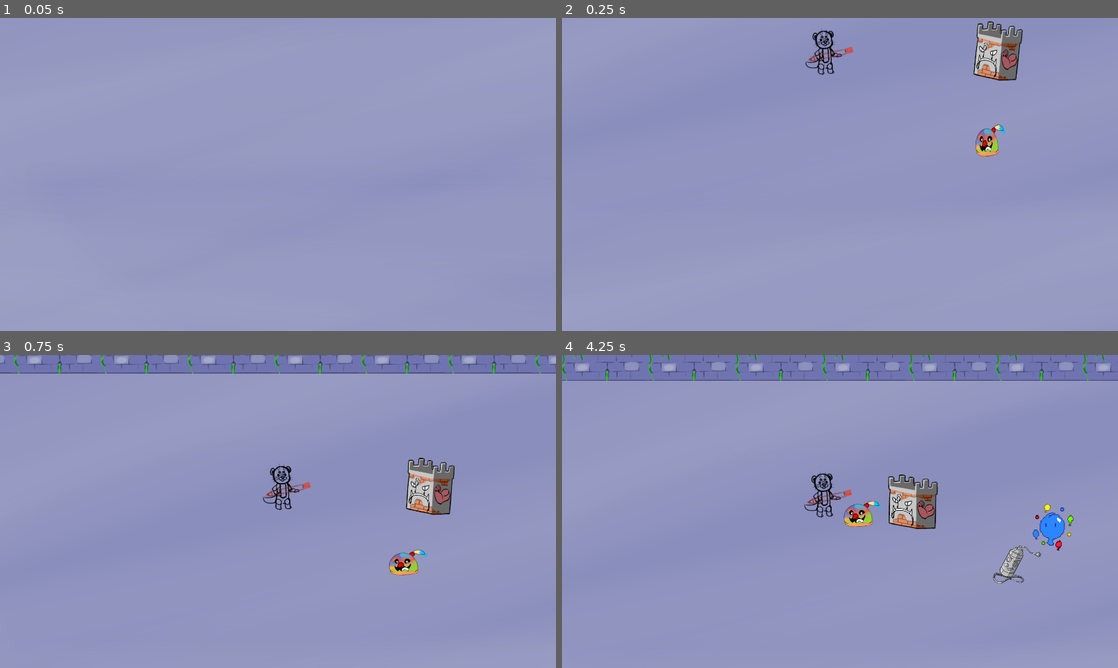
Above: before the commit, frames 1-4 (two rows, left to right).
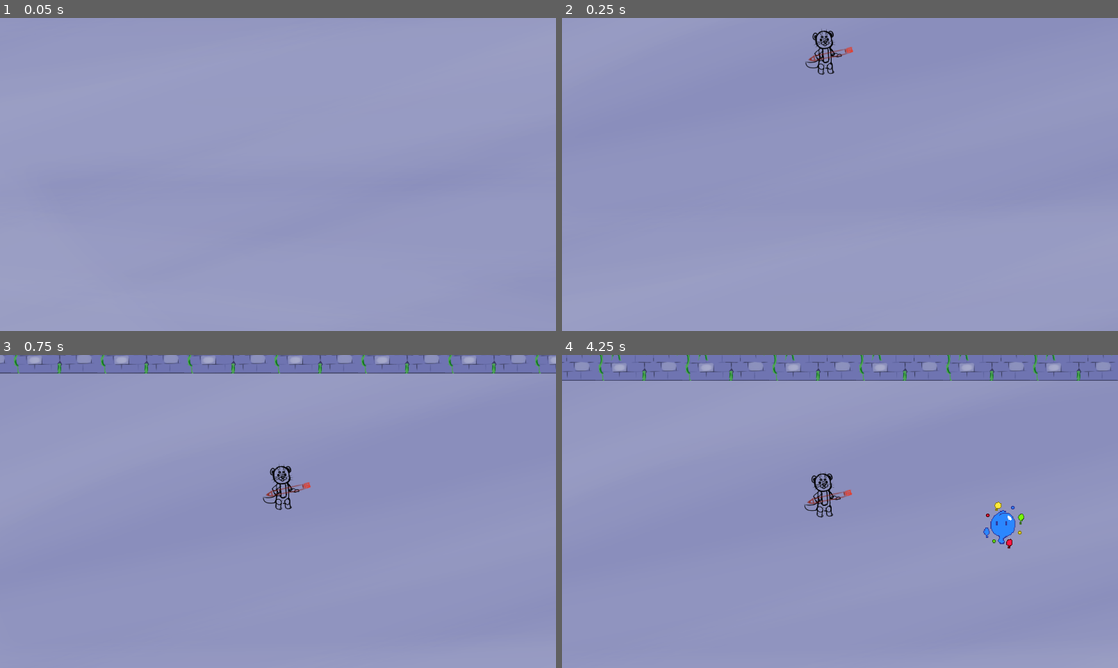
Above: after the commit, the same moments.

Repository: DrOtter3000/ctrlottdelete
Game: Godot game, scene res://Levels/level_template.tscn
The game is run twice, just before and just after one commit, with the same random seed, the same clock (stepped at 60 frames per second) and the same inputs. The engine's default icon, where the game draws it, is replaced by a stand-in: a white triangle on a blue panel in a dark square.
Inputs (mouse positions are in pixels of both pictures, inside the frame that each line leads up to):
- Up to frame 1 (0.05 s): no input
- Up to frame 2 (0.25 s): no input
- Up to frame 3 (0.75 s): move the mouse to (400, 495) at 0.52 s; hold D (right) from 0.53 s (still down); click (400, 495) at 0.6 s
- Up to frame 4 (4.25 s): move the mouse to (728, 527) at 1.27 s; release D (right) at 1.28 s; hold S (down) 1.28-2.03 s; click (728, 527) at 1.35 s; move the mouse to (895, 442) at 2.02 s; hold D (right) 2.03-2.78 s; click (895, 442) at 2.1 s; move the mouse to (812, 574) at 2.77 s; hold W (up) 2.78-3.53 s; click (812, 574) at 2.85 s; move the mouse to (1006, 558) at 3.52 s; hold A (left) from 3.53 s (still down); click (1006, 558) at 3.6 s

Frame 1 is identical in both runs. In frame 2, 1.7% of the frame differs, in the area x 74-83%, y 1-45%; in frame 3, 1.7%; in frame 4, 5.2%, in the area x 0-100%, y 0-74%.

Commit message:
make range die

Diff:
--- a/Enemies/PaintElemental/paint_elemental.tscn
+++ b/Enemies/PaintElemental/paint_elemental.tscn
@@ -51,6 +51,18 @@
 "transitions": PackedFloat32Array(1),
 "update": 0,
 "values": [Vector2(0.3, 0.3)]
+}
+tracks/3/type = "value"
+tracks/3/imported = false
+tracks/3/enabled = true
+tracks/3/path = NodePath("HurtBox:disabled")
+tracks/3/interp = 1
+tracks/3/loop_wrap = true
+tracks/3/keys = {
+"times": PackedFloat32Array(0),
+"transitions": PackedFloat32Array(1),
+"update": 1,
+"values": [false]
 }
 
 [sub_resource type="Animation" id="Animation_edlmd"]
@@ -113,10 +125,54 @@
 "values": [Vector2(0, 0), Vector2(0, -8), Vector2(0, 0)]
 }
 
+[sub_resource type="Animation" id="Animation_wc5nk"]
+resource_name = "die"
+length = 0.2
+step = 0.025
+tracks/0/type = "value"
+tracks/0/imported = false
+tracks/0/enabled = true
+tracks/0/path = NodePath("HurtBox:disabled")
+tracks/0/interp = 1
+tracks/0/loop_wrap = true
+tracks/0/keys = {
+"times": PackedFloat32Array(0, 0.025),
+"transitions": PackedFloat32Array(1, 1),
+"update": 1,
+"values": [false, true]
+}
+tracks/1/type = "method"
+tracks/1/imported = false
+tracks/1/enabled = true
+tracks/1/path = NodePath(".")
+tracks/1/interp = 1
+tracks/1/loop_wrap = true
+tracks/1/keys = {
+"times": PackedFloat32Array(0.2),
+"transitions": PackedFloat32Array(1),
+"values": [{
+"args": [],
+"method": &"queue_free"
+}]
+}
+tracks/2/type = "value"
+tracks/2/imported = false
+tracks/2/enabled = true
+tracks/2/path = NodePath("Graphic/Sprite2D:scale")
+tracks/2/interp = 1
+tracks/2/loop_wrap = true
+tracks/2/keys = {
+"times": PackedFloat32Array(0, 0.2),
+"transitions": PackedFloat32Array(1, 1),
+"update": 0,
+"values": [Vector2(0.3, 0.3), Vector2(1, 1)]
+}
+
 [sub_resource type="AnimationLibrary" id="AnimationLibrary_j5v33"]
 _data = {
 "RESET": SubResource("Animation_ld24n"),
 "attack": SubResource("Animation_edlmd"),
+"die": SubResource("Animation_wc5nk"),
 "walk": SubResource("Animation_g3wvv")
 }
 
@@ -131,7 +187,7 @@
 scale = Vector2(0.3, 0.3)
 texture = ExtResource("3_mot7k")
 
-[node name="HurtBox" parent="." index="2"]
+[node name="HurtBox" parent="." index="1"]
 position = Vector2(0, -48)
 shape = SubResource("CircleShape2D_okb5d")
 
@@ -143,7 +199,7 @@
 position = Vector2(0, -48)
 shape = SubResource("CircleShape2D_ouko8")
 
-[node name="AnimationPlayer" parent="." index="6"]
+[node name="AnimationPlayer" parent="." index="5"]
 libraries = {
 "": SubResource("AnimationLibrary_j5v33")
 }
--- a/Levels/level_template.tscn
+++ b/Levels/level_template.tscn
@@ -11,10 +11,7 @@
 [ext_resource type="Texture2D" uid="uid://doqtfmi7eo6l0" path="res://Assets/Walls/corner bottom right.png" id="8_xn3eu"]
 [ext_resource type="PackedScene" uid="uid://bs6g4f5armbr5" path="res://Levels/Corners/Corner_left_base.tscn" id="9_tn10n"]
 [ext_resource type="PackedScene" uid="uid://dtqqnb25817a4" path="res://Levels/Corners/corner_right_base.tscn" id="10_3yyyk"]
-[ext_resource type="PackedScene" uid="uid://ci1qsvtsxlli0" path="res://Enemies/Slime/slime.tscn" id="11_y2bag"]
-[ext_resource type="PackedScene" uid="uid://cwiyh5qtpd6va" path="res://Enemies/PermanentMarker/permanent_marker.tscn" id="12_arhgy"]
 [ext_resource type="PackedScene" uid="uid://bgtl76tcow4mf" path="res://Enemies/PaintElemental/paint_elemental.tscn" id="14_ik00b"]
-[ext_resource type="PackedScene" uid="uid://b5koxic5kip0l" path="res://Enemies/Kamikaze/kamikaze.tscn" id="15_5rqsb"]
 
 [sub_resource type="RectangleShape2D" id="RectangleShape2D_bpgky"]
 size = Vector2(4799, 47)
@@ -272,16 +269,7 @@
 one_shot = true
 autostart = true
 
-[node name="PermanentMarker" parent="." instance=ExtResource("12_arhgy")]
-position = Vector2(3000, 450)
-
-[node name="Slime" parent="." instance=ExtResource("11_y2bag")]
-position = Vector2(3000, 750)
-
 [node name="Paint Elemental" parent="." instance=ExtResource("14_ik00b")]
 position = Vector2(4050, 600)
 
-[node name="Kamikaze" parent="." instance=ExtResource("15_5rqsb")]
-position = Vector2(3900, 900)
-
 [connection signal="timeout" from="LevelGenerationTimer" to="." method="_on_level_generation_timer_timeout"]
Not shown: 1 places in Enemies/PaintElemental/paint_elemental.tscn that only renumber resources
Not shown: 1 places in Levels/level_template.tscn that only renumber resources
